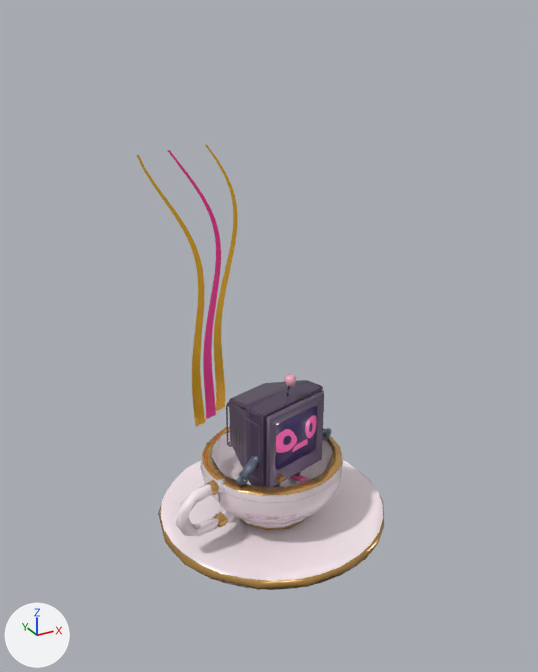
The glTF model ConditioningControlPanel/Resources/web/prizecounter/assets/items/prime.trail.podium.lod1.glb, before and after one commit.
Both versions are drawn from a camera (50 mm lens) standing at (-0.488, -0.894, 0.775) and looking at (-0.008, -0.023, 0.34). Lighting does not change. The marker at lower left points along +X, +Y and +Z. The first picture is the older version. Where no turn or scale is listed for an object, it has been applied to the vertices. Vertices at exactly the same position are counted once.

The older version as bpy lines, for what is in view:
```python
ob_emi_teacup_mesh = bpy.data.objects.new('emi_teacup_mesh', me_cup)
ob_emi_teacup_mesh.location = (0.004, -0.011, 0.0)
ob_podium_ribbon_0 = bpy.data.objects.new('podium_ribbon_0', me_ribbon)
ob_podium_ribbon_0.parent = ob_item_prime_trail_podium
ob_podium_ribbon_0.location = (-0.0404, 0.15, 0.000346)
ob_podium_ribbon_0.rotation_euler = (-1.396, 0.0, -2.872)  # degrees (-80, 0, -165)
ob_podium_ribbon_0.scale = (0.257, 0.257, 0.257)
ob_podium_ribbon_1 = bpy.data.objects.new('podium_ribbon_1', me_ribbon_001)
ob_podium_ribbon_1.parent = ob_item_prime_trail_podium
ob_podium_ribbon_1.location = (-0.0404, 0.15, 0.000346)
ob_podium_ribbon_1.rotation_euler = (-1.396, 0.0, -2.872)  # degrees (-80, 0, -165)
ob_podium_ribbon_1.scale = (0.257, 0.257, 0.257)
ob_podium_ribbon_2 = bpy.data.objects.new('podium_ribbon_2', me_ribbon_002)
ob_podium_ribbon_2.parent = ob_item_prime_trail_podium
ob_podium_ribbon_2.location = (-0.0404, 0.15, 0.000346)
ob_podium_ribbon_2.rotation_euler = (-1.396, 0.0, -2.872)  # degrees (-80, 0, -165)
ob_podium_ribbon_2.scale = (0.257, 0.257, 0.257)
```
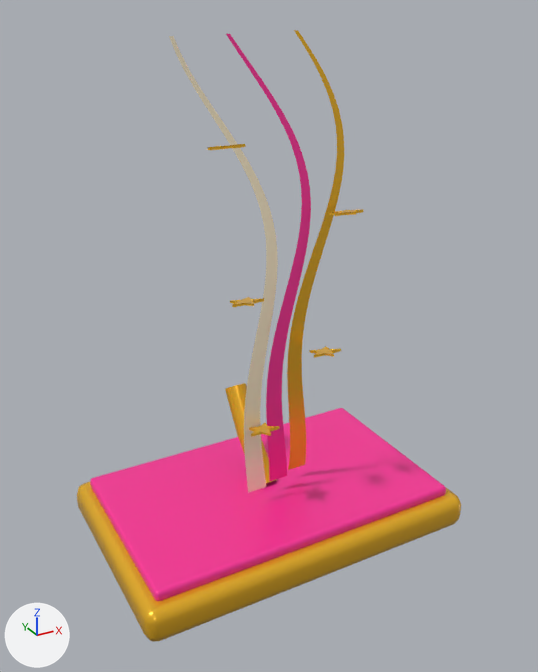
Location of each change, [x1, y1, x2, y2] in pixels of the pictures (538 x 672 px):
'ribbon_base_enamel', added (pink)
    after: [90, 408, 446, 601]
'emi_teacup_mesh', deleted
    before: [158, 374, 384, 590]
'ribbon_base', added
    after: [77, 482, 461, 642]
'podium_ribbon_2', reshaped, moved, turned, rescaled
    before: [137, 155, 206, 427]
    after: [169, 36, 278, 493]
'podium_ribbon_1', moved, turned, rescaled
    before: [167, 150, 221, 419]
    after: [226, 34, 311, 482]
'podium_ribbon_0', moved, turned, rescaled
    before: [205, 145, 238, 411]
    after: [287, 30, 344, 470]
'ribbon_stem', added
    after: [225, 383, 277, 483]
'raised_crest', added
    after: [249, 423, 280, 437]
'raised_crest.002', added
    after: [230, 297, 264, 307]
'raised_crest.001', added
    after: [309, 346, 341, 358]
'raised_crest.003', added
    after: [330, 209, 364, 216]
'raised_crest.004', added
    after: [207, 144, 245, 150]
part 1 of me_ribbon_002, reshaped
    before: [139, 156, 206, 427]
    after: [169, 37, 278, 493]
part 2 of me_ribbon_002, recoloured
    before: [137, 155, 204, 378]
    after: [169, 36, 269, 411]

What changed in the scene script:
```text
Add mat_podium_ivory:
    mat_podium_ivory = principled_material('podium_ivory')
    mat_podium_ivory.base_color = (1.0, 0.871, 0.624)  # beige #fff0cf
    mat_podium_ivory.metallic = 0.15
    mat_podium_ivory.roughness = 0.35
    mat_podium_ivory.coat_weight = 0.12
Change me_ribbon_002:
    used by ob_podium_ribbon_2; parent = ob_item_prime_trail_podium; location = (-0.0404, 0.15, 0.000346); rotation_euler = (-1.396, 0.0, -2.872), in degrees (-80, 0, -165); scale = (0.257, 0.257, 0.257)
    remove me_ribbon_002.from_pydata(...)  # 35 vertices, 33 faces; spans x -0.02..0.32, y -2.25..-0.5, z 0.19..0.29
    add me_ribbon_002.from_pydata(...)  # 66 vertices, 64 faces; spans x -0.02..0.32, y -2.25..-0.5, z 0.19..0.29
    me_ribbon_002 part 1: 12 vertices moved from x -0.01..0.29, y -2.17..-0.86, z 0.26..0.29 to x 0.05..0.28, y -2.2..-0.88, z 0.26..0.29; 13 vertices removed from x -0.02..0.28, y -2.17..-0.65, z 0.23..0.29; 44 vertices added at x -0.02..0.3, y -2.2..-0.55, z 0.21..0.29
    me_ribbon_002 part 2: 11 faces spanning x 0.05..0.32, y -2.25..-0.88, z 0.26..0.29 switch from mat_podium_gold (yellow #f4ba25) to mat_podium_ivory (beige #fff0cf)
Remove ob_emi_teacup_mesh:
    ob_emi_teacup_mesh = bpy.data.objects.new('emi_teacup_mesh', me_cup)
Change ob_podium_ribbon_0:
    ob_podium_ribbon_0.rotation_euler: (-1.396, 0.0, -2.872) -> (0.0, 0.0, 0.0)  # degrees (-80, 0, -165) -> degrees (0, 0, 0)
    ob_podium_ribbon_0.scale: (0.257, 0.257, 0.257) -> (1.0, 1.0, 1.0)
    ob_podium_ribbon_0.parent: ob_item_prime_trail_podium -> ob_ribbon_spray
    ob_podium_ribbon_0.location: (-0.0404, 0.15, 0.000346) -> (0.0, 0.0, 0.0)
Change ob_podium_ribbon_1:
    ob_podium_ribbon_1.rotation_euler: (-1.396, 0.0, -2.872) -> (0.0, 0.0, 0.0)  # degrees (-80, 0, -165) -> degrees (0, 0, 0)
    ob_podium_ribbon_1.scale: (0.257, 0.257, 0.257) -> (1.0, 1.0, 1.0)
    ob_podium_ribbon_1.parent: ob_item_prime_trail_podium -> ob_ribbon_spray
    ob_podium_ribbon_1.location: (-0.0404, 0.15, 0.000346) -> (0.0, 0.0, 0.0)
Change ob_podium_ribbon_2:
    ob_podium_ribbon_2.rotation_euler: (-1.396, 0.0, -2.872) -> (0.0, 0.0, 0.0)  # degrees (-80, 0, -165) -> degrees (0, 0, 0)
    ob_podium_ribbon_2.scale: (0.257, 0.257, 0.257) -> (1.0, 1.0, 1.0)
    ob_podium_ribbon_2.parent: ob_item_prime_trail_podium -> ob_ribbon_spray
    ob_podium_ribbon_2.location: (-0.0404, 0.15, 0.000346) -> (0.0, 0.0, 0.0)
Add ob_ribbon_spray:
    ob_ribbon_spray = bpy.data.objects.new('ribbon_spray', None)
    ob_ribbon_spray.parent = ob_item_prime_trail_podium
    ob_ribbon_spray.location = (0.00641, -0.00113, -0.105)
    ob_ribbon_spray.rotation_euler = (-1.396, 0.0, -3.142)  # degrees (-80, 0, -180)
    ob_ribbon_spray.scale = (0.375, 0.375, 0.375)
Add ob_ribbon_stem:
    ob_ribbon_stem = bpy.data.objects.new('ribbon_stem', me_ribbon_stem)  # 18 vertices, 24 faces; spans x -0.02..0.02, y -0.012..0.123, z 0.053..0.205; in mat_podium_gold (yellow #f4ba25)
    ob_ribbon_stem.location = (0.0, 0.0, 0.0)
Add ob_raised_crest_004:
    ob_raised_crest_004 = bpy.data.objects.new('raised_crest.004', me_raised_crest_004)  # 60 vertices, 116 faces; spans x -0.1211..-0.0738, y -0.0877..-0.0415, z 0.7217..0.7327; in mat_podium_gold (yellow #f4ba25)
    ob_raised_crest_004.location = (0.006, -0.001, -0.105)
Add ob_raised_crest_003:
    ob_raised_crest_003 = bpy.data.objects.new('raised_crest.003', me_raised_crest_003)  # 60 vertices, 116 faces; spans x 0.0607..0.108, y -0.0869..-0.0406, z 0.6187..0.6297; in mat_podium_gold (yellow #f4ba25)
    ob_raised_crest_003.location = (0.006, -0.001, -0.105)
Add ob_raised_crest_002:
    ob_raised_crest_002 = bpy.data.objects.new('raised_crest.002', me_raised_crest_002)  # 60 vertices, 116 faces; spans x -0.0949..-0.0476, y -0.086..-0.0398, z 0.5158..0.5268; in mat_podium_gold (yellow #f4ba25)
    ob_raised_crest_002.location = (0.006, -0.001, -0.105)
Add ob_raised_crest_001:
    ob_raised_crest_001 = bpy.data.objects.new('raised_crest.001', me_raised_crest_001)  # 60 vertices, 116 faces; spans x 0.0345..0.0818, y -0.0851..-0.0389, z 0.4128..0.4238; in mat_podium_gold (yellow #f4ba25)
    ob_raised_crest_001.location = (0.006, -0.001, -0.105)
Add ob_raised_crest:
    ob_raised_crest = bpy.data.objects.new('raised_crest', me_raised_crest)  # 60 vertices, 116 faces; spans x -0.0686..-0.0213, y -0.0842..-0.038, z 0.3099..0.3209; in mat_podium_gold (yellow #f4ba25)
    ob_raised_crest.location = (0.006, -0.001, -0.105)
Add ob_ribbon_base_enamel:
    ob_ribbon_base_enamel = bpy.data.objects.new('ribbon_base_enamel', me_cube_001)  # 56 vertices, 108 faces; spans x -0.25..0.25, y -0.152..0.152, z -0.01..0.01; in mat_podium_rose (pink #ff319b)
    ob_ribbon_base_enamel.location = (0.0, 0.0, 0.06)
Add ob_ribbon_base:
    ob_ribbon_base = bpy.data.objects.new('ribbon_base', me_cube)  # 56 vertices, 108 faces; spans x -0.272..0.272, y -0.174..0.174, z -0.027..0.027; in mat_podium_gold (yellow #f4ba25)
    ob_ribbon_base.location = (0.0, 0.0, 0.027)
```
